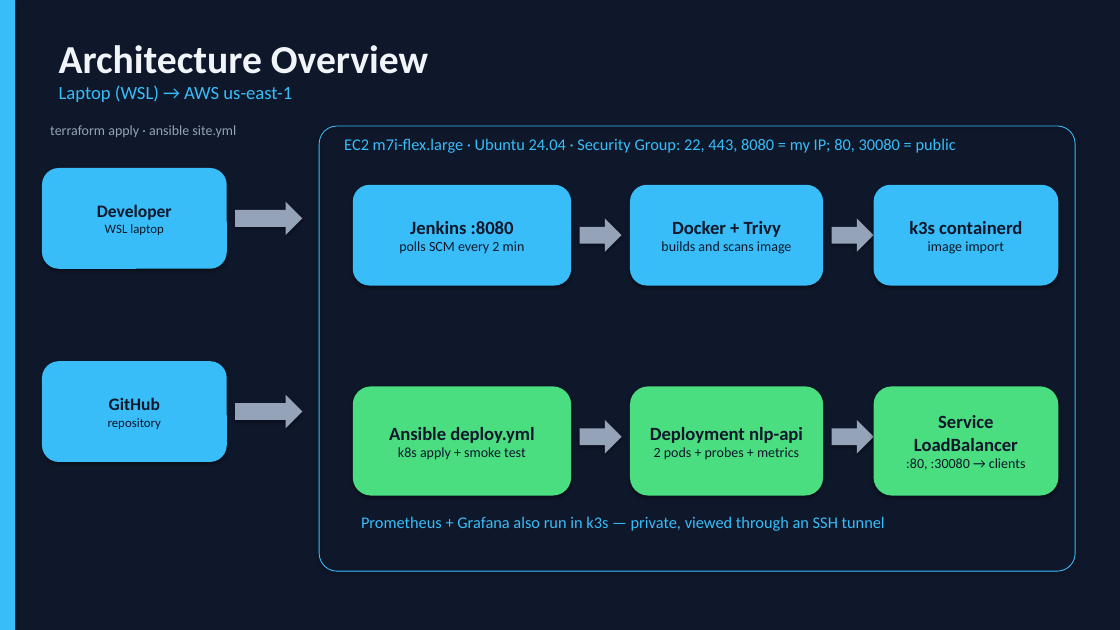
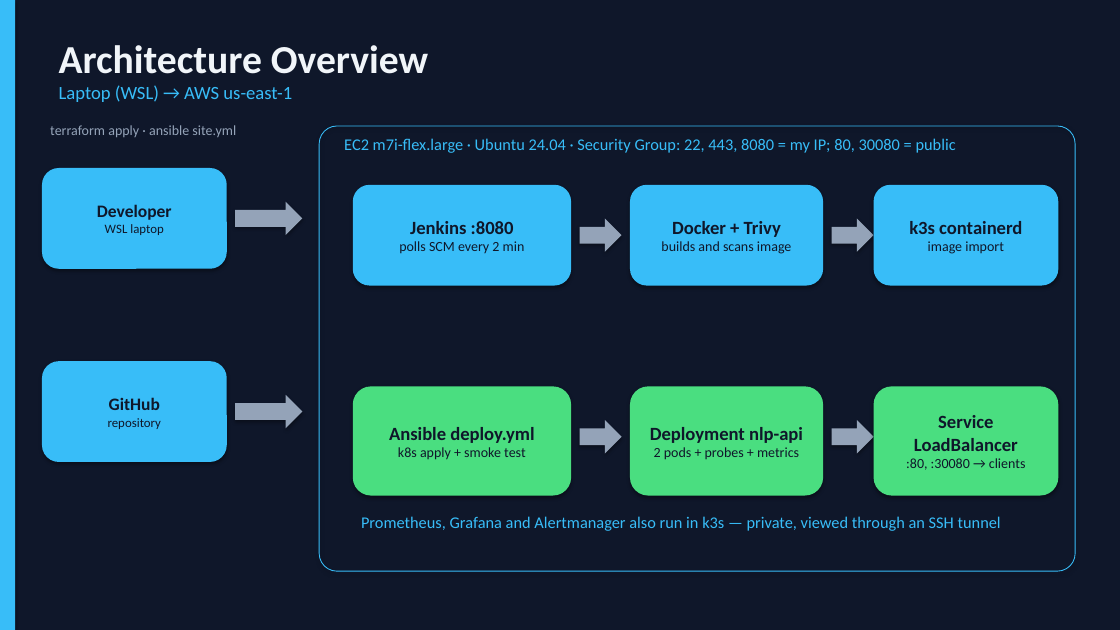
Before and after one commit to chaitanyasai9666/Devops-project, a slide deck: slide 4 of NLP_API_DevOps_Presentation.pptx. Drawn at 1120x630 pixels with LibreOffice and Linux fonts; fonts in the diff are those of the drawing. Boxes give left, top, right and bottom in pixels: in the first picture for what was removed or moved away, otherwise in the second. Text is boxed around its words. In the diff, an @@ line names an element or a change of style, - is before the commit and + after.

Commit message:
Add Alertmanager with an alert for missing pods

```diff
--- a/NLP_API_DevOps_Presentation.pptx
+++ b/NLP_API_DevOps_Presentation.pptx
@@ text at box(361, 516, 1001, 531): text changed @@
-Prometheus + Grafana also run in k3s — private, viewed through an SSH tunnel
+Prometheus, Grafana and Alertmanager also run in k3s — private, viewed through an SSH tunnel
```
Also in this commit, not shown: 5 other slides changed, 3 other files.
